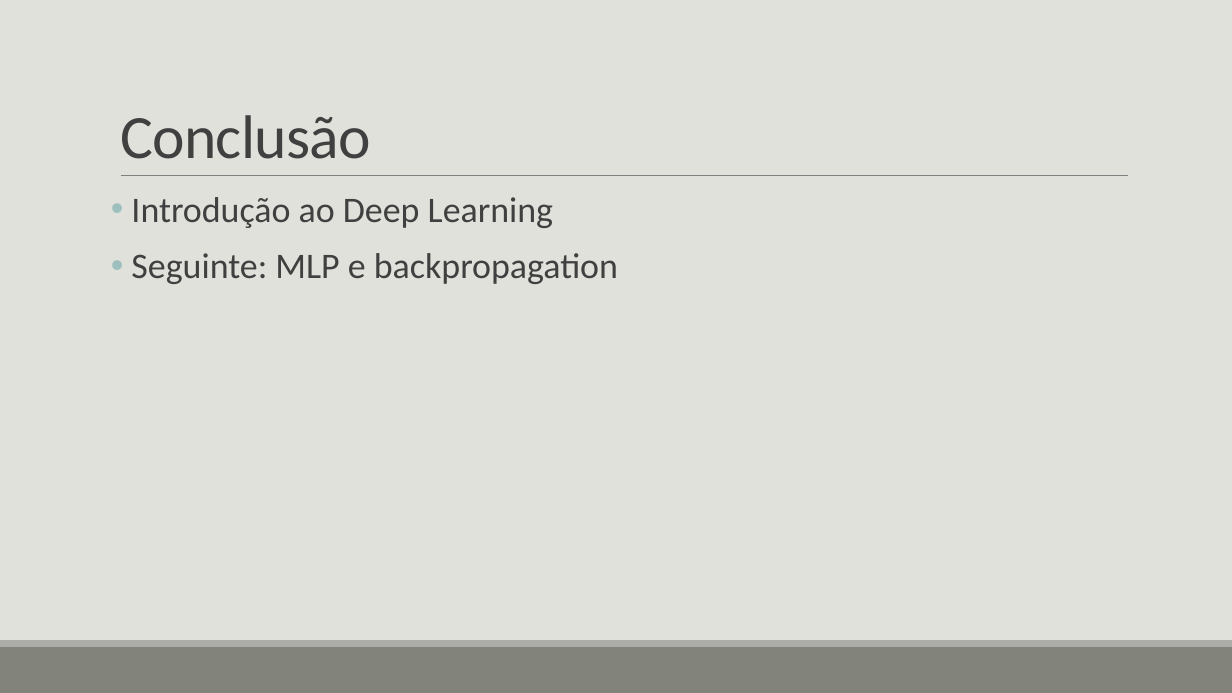
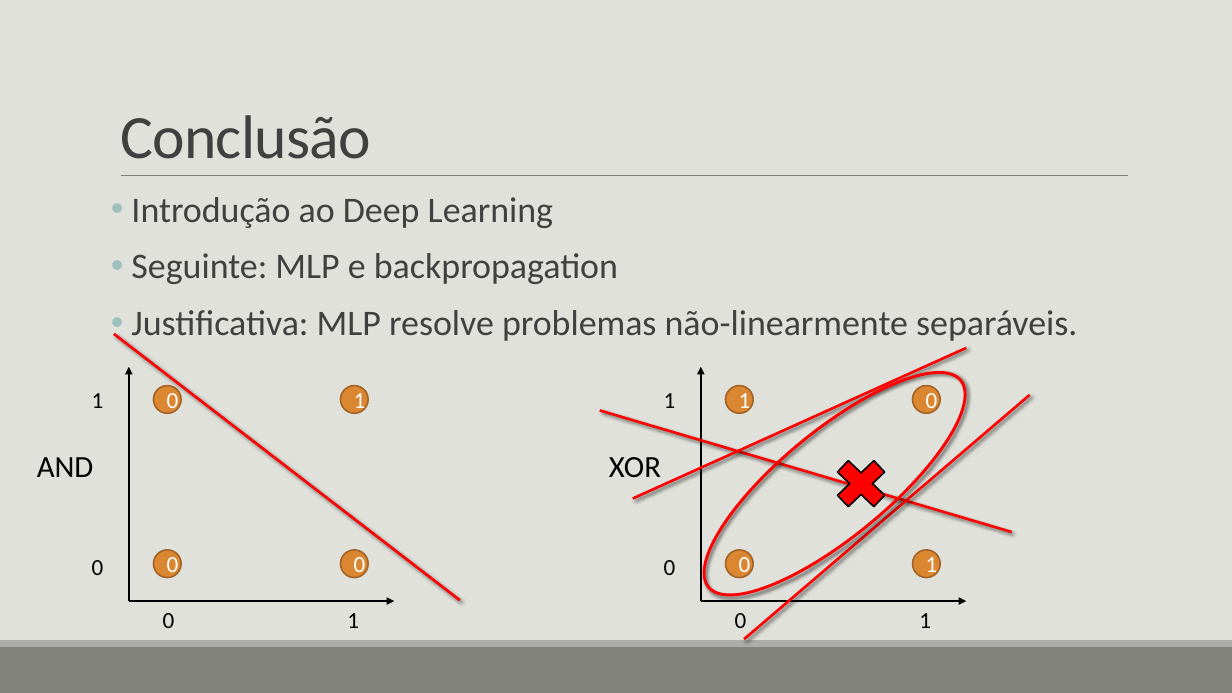
Before and after one commit to Leothi/Treinamento_KNN_Perceptron, a slide deck: slide 8 of Perceptron/Perceptron.pptx. Drawn at 1232x693 pixels with LibreOffice and Linux fonts; fonts in the diff are those of the drawing. Boxes give left, top, right and bottom in pixels: in the first picture for what was removed or moved away, otherwise in the second. Text is boxed around its words. In the diff, an @@ line names an element or a change of style, - is before the commit and + after.

```diff
--- a/Perceptron/Perceptron.pptx
+++ b/Perceptron/Perceptron.pptx
@@ text at [131,310,1077,341]: paragraph added @@
+• Justificativa: MLP resolve problemas não-linearmente separáveis.
@@ line added from (460, 601) to (114, 334), #FF0000 2 pt @@
@@ line added from (967, 348) to (633, 498), #FF0000 2 pt @@
@@ ellipse added at [675,339,995,628], outline #FF0000 2.25 pt @@
@@ arrow added from (128, 602) to (128, 367), #000000 1.5 pt @@
@@ ellipse added at [153,385,181,413], fill #DB8631, outline #A26324 1.25 pt, 18 pt, text #FFFFFF @@
+0
@@ ellipse added at [340,385,368,413], fill #DB8631, outline #A26324 1.25 pt, 18 pt, text #FFFFFF @@
+1
@@ arrow added from (701, 602) to (701, 367), #000000 1.5 pt @@
@@ ellipse added at [726,385,753,413], fill #DB8631, outline #A26324 1.25 pt, 18 pt, text #FFFFFF @@
+1
@@ ellipse added at [913,385,941,413], fill #DB8631, outline #A26324 1.25 pt, 18 pt, text #FFFFFF @@
+0
@@ text added at [92,393,104,575], 18 pt, text #000000 @@
+1
+0
@@ line added from (1012, 532) to (600, 410), #FF0000 2 pt @@
@@ text added at [664,393,676,575], 18 pt, text #000000 @@
+1
+0
@@ line added from (1030, 395) to (744, 640), #FF0000 2 pt @@
@@ text added at [37,457,94,477], 24 pt, text #000000 @@
+AND
@@ text added at [609,457,661,485], 24 pt, text #000000 @@
+XOR
@@ cross added at [826,450,897,517], fill #FF0000, outline #000000 1.25 pt @@
@@ ellipse added at [153,550,181,578], fill #DB8631, outline #A26324 1.25 pt, 18 pt, text #FFFFFF @@
+0
@@ ellipse added at [340,550,368,578], fill #DB8631, outline #A26324 1.25 pt, 18 pt, text #FFFFFF @@
+0
@@ ellipse added at [726,550,753,578], fill #DB8631, outline #A26324 1.25 pt, 18 pt, text #FFFFFF @@
+0
@@ ellipse added at [913,550,941,578], fill #DB8631, outline #A26324 1.25 pt, 18 pt, text #FFFFFF @@
+1
@@ arrow added from (128, 602) to (395, 602), #000000 1.5 pt @@
@@ text added at [163,613,359,628], 18 pt, text #000000 @@
+0 1
@@ arrow added from (701, 602) to (967, 602), #000000 1.5 pt @@
@@ text added at [735,613,931,628], 18 pt, text #000000 @@
+0 1
```
Also in this commit, not shown: 2 other slides changed, 1 other file.
